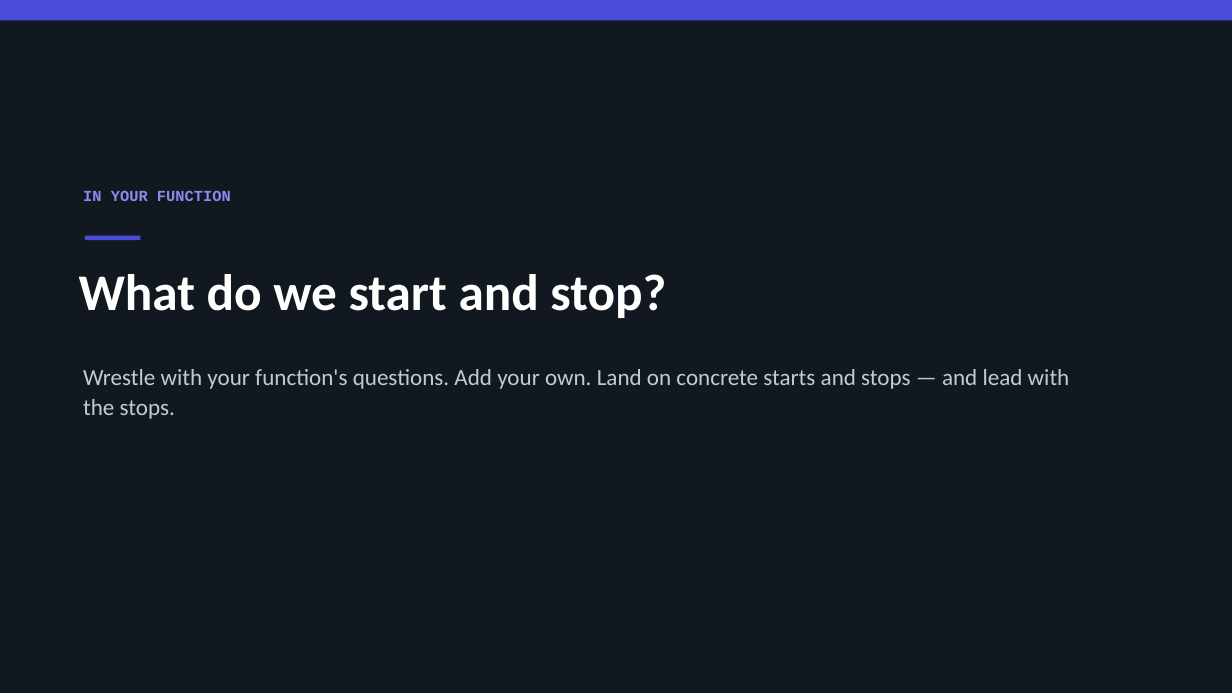
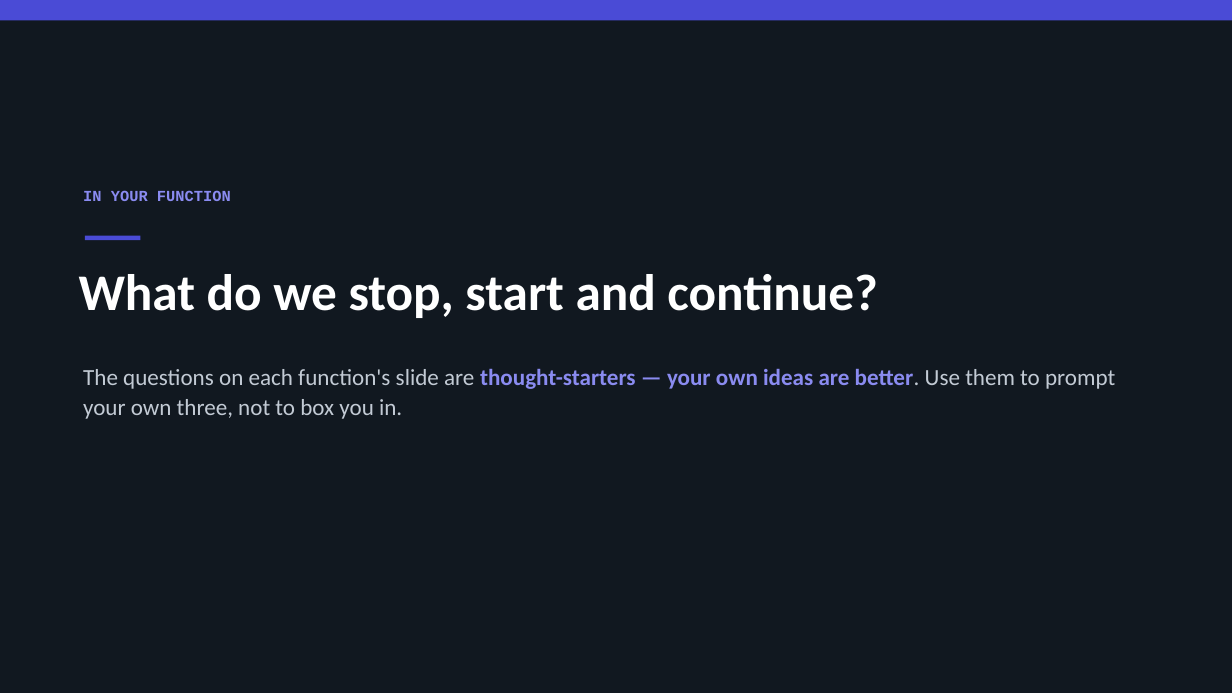
Before and after one commit to Travis-coder712/studio, a slide deck: slide 7 of so-what/So-What-Team-Day-2.pptx. Drawn at 1232x693 pixels with LibreOffice and Linux fonts; fonts in the diff are those of the drawing. Boxes give left, top, right and bottom in pixels: in the first picture for what was removed or moved away, otherwise in the second. Text is boxed around its words. In the diff, an @@ line names an element or a change of style, - is before the commit and + after.

```diff
--- a/so-what/So-What-Team-Day-2.pptx
+++ b/so-what/So-What-Team-Day-2.pptx
@@ text at [79,274,877,318]: text changed @@
-What do we start and stop?
+What do we stop, start and continue?
@@ text at [83,368,1115,419]: text changed @@
-Wrestle with your function's questions. Add your own. Land on concrete starts and stops — and lead with the stops.
+The questions on each function's slide are thought-starters — your own ideas are better. Use them to prompt your own three, not to box you in.
```
Also in this commit, not shown: 10 other slides changed, 5 slides added, 4 slides removed, 1 other file.
